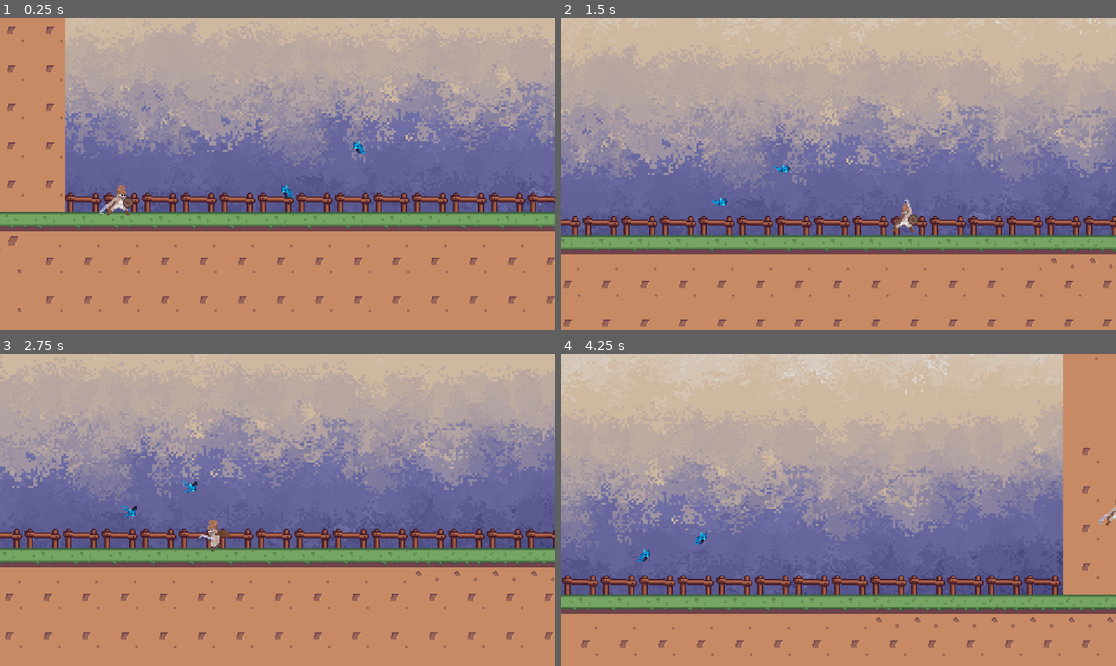
Above: before the commit, frames 1-4 (two rows, left to right).
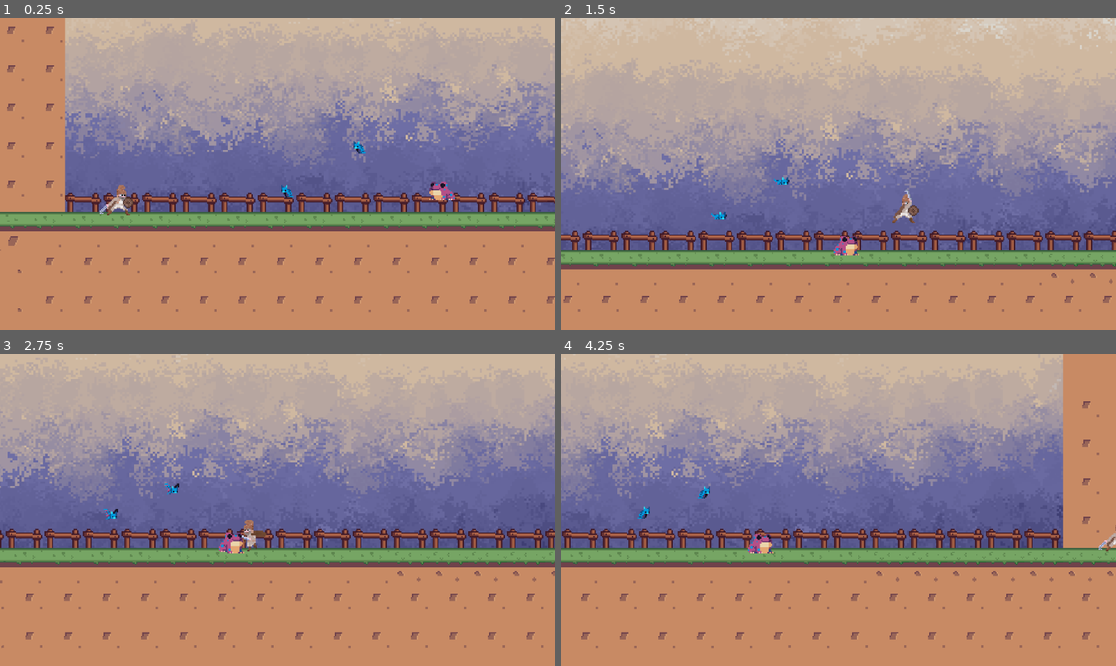
Above: after the commit, the same moments.

Repository: D1zan/TVR
Game: Godot game, scene res://Scenes/stage_1.tscn
Two runs of this game, one before a commit and one after it. Both use one fixed random seed, a clock stepped at 60 frames per second and the inputs below.
Inputs (mouse positions are in pixels of both pictures, inside the frame that each line leads up to):
- Up to frame 1 (0.25 s): no input
- Up to frame 2 (1.5 s): tap Enter (ui_accept) at 0.5 s; move the mouse to (960, 158) at 0.52 s; hold D (right) from 0.53 s (still down); click (960, 158) at 0.6 s; tap Space (jump) at 0.77 s; move the mouse to (727, 189) at 1.27 s; right-click (727, 189) at 1.35 s
- Up to frame 3 (2.75 s): tap Space (jump) at 1.52 s; move the mouse to (333, 441) at 2.02 s; release D (right) at 2.03 s; hold A (left) from 2.03 s (still down); click (333, 441) at 2.1 s
- Up to frame 4 (4.25 s): move the mouse to (810, 572) at 2.77 s; release A (left) at 2.78 s; hold D (right) from 2.78 s (still down); right-click (810, 572) at 2.85 s; tap Space (jump) at 3.02, 3.77 s; move the mouse to (1005, 556) at 3.52 s; click (1005, 556) at 3.6 s

The runs differ from the first frame. In frame 1, 0.2% of the frame differs, in the area x 77-82%, y 52-59%; in frame 2, 25%; in frame 3, 14%; in frame 4, 53%, in the area x 0-100%, y 0-97%.

Commit message:
d

Diff:
--- a/Scenes/stage_1.tscn
+++ b/Scenes/stage_1.tscn
@@ -1,10 +1,11 @@
-[gd_scene load_steps=10 format=3 uid="uid://h5funuah41ix"]
+[gd_scene load_steps=11 format=3 uid="uid://h5funuah41ix"]
 
 [ext_resource type="Script" path="res://Scripts/stage_1.gd" id="1_cnl87"]
 [ext_resource type="Texture2D" uid="uid://bix1ymkq03exl" path="res://art/Background.png" id="1_e3o1i"]
 [ext_resource type="Texture2D" uid="uid://cyvruub73wgwh" path="res://art/TileSet-36x36.png" id="2_diyot"]
 [ext_resource type="PackedScene" uid="uid://qr1qmwwdvj8w" path="res://Scenes/player.tscn" id="3_yevh6"]
 [ext_resource type="PackedScene" uid="uid://bx5ey80xltn6k" path="res://Scenes/bat_enemy.tscn" id="5_57q7i"]
+[ext_resource type="PackedScene" uid="uid://6ybuysjy0ue7" path="res://Scripts/toxic_frog.tscn" id="6_dhseg"]
 
 [sub_resource type="TileSetAtlasSource" id="TileSetAtlasSource_6euve"]
 texture = ExtResource("2_diyot")
@@ -78,8 +79,13 @@
 [node name="Player" parent="." instance=ExtResource("3_yevh6")]
 position = Vector2(-146, -35)
 
+[node name="toxicFrog" parent="." instance=ExtResource("6_dhseg")]
+position = Vector2(126, -49)
+
 [node name="BatEnemy" parent="." instance=ExtResource("5_57q7i")]
 position = Vector2(60, -54)
+
+[node name="BatEnemy2" parent="." instance=ExtResource("5_57q7i")]
 
 [node name="BatOnlyCollision" type="StaticBody2D" parent="."]
 collision_layer = 2
@@ -88,5 +94,3 @@
 [node name="CollisionPolygon2D" type="CollisionPolygon2D" parent="BatOnlyCollision"]
 position = Vector2(-4, 10)
 polygon = PackedVector2Array(-243, -24, -44, -23, 469, -22, 464, -191, 461, -310, 454, -379, 327, -369, 196, -378, 56, -381, -70, -378, -194, -372, -255, -229, -244, -49, -315, -51, -244, -392, -37, -430, 186, -439, 509, -442, 561, 62, 344, 95, -39, 103, -337, 43, -246, -19)
-
-[node name="BatEnemy2" parent="." instance=ExtResource("5_57q7i")]
--- a/Scripts/player.gd
+++ b/Scripts/player.gd
@@ -6,7 +6,7 @@
 const speed = 300.0
 const jump_power = -350.0
 
-var gravity = 900.0
+var gravity = 900
 
 var attack_type: String
 var current_attack: bool
@@ -31,7 +31,7 @@
 	weapon_equip = Global.playerWeaponEquipped
 	Global.playerDamageZone = deal_damage_zone
 	if not is_on_floor():
-		velocity += get_gravity() * delta
+		velocity.y += gravity * delta
 	if !dead:
 		if Input.is_action_just_pressed("jump") and is_on_floor():
 			velocity.y = jump_power
--- /dev/null
+++ b/Scripts/toxic_frog.tscn
@@ -0,0 +1,298 @@
+[gd_scene load_steps=40 format=3 uid="uid://6ybuysjy0ue7"]
+
+[ext_resource type="Script" path="res://toxic_frog.gd" id="1_ow64a"]
+[ext_resource type="Texture2D" uid="uid://b7gjt0grxogk" path="res://art/ToxicFrog/PurpleBlue/ToxicFrogPurpleBlue_Sheet.png" id="2_0g665"]
+
+[sub_resource type="AtlasTexture" id="AtlasTexture_nua8r"]
+atlas = ExtResource("2_0g665")
+region = Rect2(0, 96, 48, 48)
+
+[sub_resource type="AtlasTexture" id="AtlasTexture_6glic"]
+atlas = ExtResource("2_0g665")
+region = Rect2(48, 96, 48, 48)
+
+[sub_resource type="AtlasTexture" id="AtlasTexture_hgrml"]
+atlas = ExtResource("2_0g665")
+region = Rect2(96, 96, 48, 48)
+
+[sub_resource type="AtlasTexture" id="AtlasTexture_fr7ax"]
+atlas = ExtResource("2_0g665")
+region = Rect2(144, 96, 48, 48)
+
+[sub_resource type="AtlasTexture" id="AtlasTexture_377hu"]
+atlas = ExtResource("2_0g665")
+region = Rect2(192, 96, 48, 48)
+
+[sub_resource type="AtlasTexture" id="AtlasTexture_ig4jo"]
+atlas = ExtResource("2_0g665")
+region = Rect2(240, 96, 48, 48)
+
+[sub_resource type="AtlasTexture" id="AtlasTexture_f3oea"]
+atlas = ExtResource("2_0g665")
+region = Rect2(0, 192, 48, 48)
+
+[sub_resource type="AtlasTexture" id="AtlasTexture_upqkm"]
+atlas = ExtResource("2_0g665")
+region = Rect2(48, 192, 48, 48)
+
+[sub_resource type="AtlasTexture" id="AtlasTexture_rvlk4"]
+atlas = ExtResource("2_0g665")
+region = Rect2(96, 192, 48, 48)
+
+[sub_resource type="AtlasTexture" id="AtlasTexture_umjub"]
+atlas = ExtResource("2_0g665")
+region = Rect2(144, 192, 48, 48)
+
+[sub_resource type="AtlasTexture" id="AtlasTexture_2m00x"]
+atlas = ExtResource("2_0g665")
+region = Rect2(192, 192, 48, 48)
+
+[sub_resource type="AtlasTexture" id="AtlasTexture_q8ls5"]
+atlas = ExtResource("2_0g665")
+region = Rect2(240, 192, 48, 48)
+
+[sub_resource type="AtlasTexture" id="AtlasTexture_36p7f"]
+atlas = ExtResource("2_0g665")
+region = Rect2(288, 192, 48, 48)
+
+[sub_resource type="AtlasTexture" id="AtlasTexture_3l62x"]
+atlas = ExtResource("2_0g665")
+region = Rect2(336, 192, 48, 48)
+
+[sub_resource type="AtlasTexture" id="AtlasTexture_1ge01"]
+atlas = ExtResource("2_0g665")
+region = Rect2(384, 192, 48, 48)
+
+[sub_resource type="AtlasTexture" id="AtlasTexture_3nf70"]
+atlas = ExtResource("2_0g665")
+region = Rect2(0, 144, 48, 48)
+
+[sub_resource type="AtlasTexture" id="AtlasTexture_hhsp3"]
+atlas = ExtResource("2_0g665")
+region = Rect2(48, 144, 48, 48)
+
+[sub_resource type="AtlasTexture" id="AtlasTexture_vsnu4"]
+atlas = ExtResource("2_0g665")
+region = Rect2(96, 144, 48, 48)
+
+[sub_resource type="AtlasTexture" id="AtlasTexture_rhlln"]
+atlas = ExtResource("2_0g665")
+region = Rect2(144, 144, 48, 48)
+
+[sub_resource type="AtlasTexture" id="AtlasTexture_iyo75"]
+atlas = ExtResource("2_0g665")
+region = Rect2(0, 0, 48, 48)
+
+[sub_resource type="AtlasTexture" id="AtlasTexture_ufix7"]
+atlas = ExtResource("2_0g665")
+region = Rect2(48, 0, 48, 48)
+
+[sub_resource type="AtlasTexture" id="AtlasTexture_xilfh"]
+atlas = ExtResource("2_0g665")
+region = Rect2(96, 0, 48, 48)
+
+[sub_resource type="AtlasTexture" id="AtlasTexture_abd7r"]
+atlas = ExtResource("2_0g665")
+region = Rect2(144, 0, 48, 48)
+
+[sub_resource type="AtlasTexture" id="AtlasTexture_k6j8q"]
+atlas = ExtResource("2_0g665")
+region = Rect2(192, 0, 48, 48)
+
+[sub_resource type="AtlasTexture" id="AtlasTexture_n1mye"]
+atlas = ExtResource("2_0g665")
+region = Rect2(240, 0, 48, 48)
+
+[sub_resource type="AtlasTexture" id="AtlasTexture_q86ut"]
+atlas = ExtResource("2_0g665")
+region = Rect2(288, 0, 48, 48)
+
+[sub_resource type="AtlasTexture" id="AtlasTexture_3u0od"]
+atlas = ExtResource("2_0g665")
+region = Rect2(336, 0, 48, 48)
+
+[sub_resource type="AtlasTexture" id="AtlasTexture_y1str"]
+atlas = ExtResource("2_0g665")
+region = Rect2(0, 48, 48, 48)
+
+[sub_resource type="AtlasTexture" id="AtlasTexture_1d1ro"]
+atlas = ExtResource("2_0g665")
+region = Rect2(48, 48, 48, 48)
+
+[sub_resource type="AtlasTexture" id="AtlasTexture_pr45i"]
+atlas = ExtResource("2_0g665")
+region = Rect2(96, 48, 48, 48)
+
+[sub_resource type="AtlasTexture" id="AtlasTexture_vedeu"]
+atlas = ExtResource("2_0g665")
+region = Rect2(144, 48, 48, 48)
+
+[sub_resource type="AtlasTexture" id="AtlasTexture_qkmu8"]
+atlas = ExtResource("2_0g665")
+region = Rect2(192, 48, 48, 48)
+
+[sub_resource type="AtlasTexture" id="AtlasTexture_1lgef"]
+atlas = ExtResource("2_0g665")
+region = Rect2(240, 48, 48, 48)
+
+[sub_resource type="AtlasTexture" id="AtlasTexture_1q06g"]
+atlas = ExtResource("2_0g665")
+region = Rect2(288, 48, 48, 48)
+
+[sub_resource type="SpriteFrames" id="SpriteFrames_retre"]
+animations = [{
+"frames": [{
+"duration": 1.0,
+"texture": SubResource("AtlasTexture_nua8r")
+}, {
+"duration": 1.0,
+"texture": SubResource("AtlasTexture_6glic")
+}, {
+"duration": 1.0,
+"texture": SubResource("AtlasTexture_hgrml")
+}, {
+"duration": 1.0,
+"texture": SubResource("AtlasTexture_fr7ax")
+}, {
+"duration": 1.0,
+"texture": SubResource("AtlasTexture_377hu")
+}, {
+"duration": 1.0,
+"texture": SubResource("AtlasTexture_ig4jo")
+}],
+"loop": true,
+"name": &"deal_damage",
+"speed": 6.0
+}, {
+"frames": [{
+"duration": 1.0,
+"texture": SubResource("AtlasTexture_f3oea")
+}, {
+"duration": 1.0,
+"texture": SubResource("AtlasTexture_upqkm")
+}, {
+"duration": 1.0,
+"texture": SubResource("AtlasTexture_rvlk4")
+}, {
+"duration": 1.0,
+"texture": SubResource("AtlasTexture_umjub")
+}, {
+"duration": 1.0,
+"texture": SubResource("AtlasTexture_2m00x")
+}, {
+"duration": 1.0,
+"texture": SubResource("AtlasTexture_q8ls5")
+}, {
+"duration": 1.0,
+"texture": SubResource("AtlasTexture_36p7f")
+}, {
+"duration": 1.0,
+"texture": SubResource("AtlasTexture_3l62x")
+}, {
+"duration": 1.0,
+"texture": SubResource("AtlasTexture_1ge01")
+}],
+"loop": true,
+"name": &"death",
+"speed": 8.0
+}, {
+"frames": [{
+"duration": 1.0,
+"texture": SubResource("AtlasTexture_3nf70")
+}, {
+"duration": 1.0,
+"texture": SubResource("AtlasTexture_hhsp3")
+}, {
+"duration": 1.0,
+"texture": SubResource("AtlasTexture_vsnu4")
+}, {
+"duration": 1.0,
+"texture": SubResource("AtlasTexture_rhlln")
+}],
+"loop": true,
+"name": &"hurt",
+"speed": 4.0
+}, {
+"frames": [{
+"duration": 1.0,
+"texture": SubResource("AtlasTexture_iyo75")
+}, {
+"duration": 1.0,
+"texture": SubResource("AtlasTexture_ufix7")
+}, {
+"duration": 1.0,
+"texture": SubResource("AtlasTexture_xilfh")
+}, {
+"duration": 1.0,
+"texture": SubResource("AtlasTexture_abd7r")
+}, {
+"duration": 1.0,
+"texture": SubResource("AtlasTexture_k6j8q")
+}, {
+"duration": 1.0,
+"texture": SubResource("AtlasTexture_n1mye")
+}, {
+"duration": 1.0,
+"texture": SubResource("AtlasTexture_q86ut")
+}, {
+"duration": 1.0,
+"texture": SubResource("AtlasTexture_3u0od")
+}],
+"loop": true,
+"name": &"idle",
+"speed": 5.0
+}, {
+"frames": [{
+"duration": 1.0,
+"texture": SubResource("AtlasTexture_y1str")
+}, {
+"duration": 1.0,
+"texture": SubResource("AtlasTexture_1d1ro")
+}, {
+"duration": 1.0,
+"texture": SubResource("AtlasTexture_pr45i")
+}, {
+"duration": 1.0,
+"texture": SubResource("AtlasTexture_vedeu")
+}, {
+"duration": 1.0,
+"texture": SubResource("AtlasTexture_qkmu8")
+}, {
+"duration": 1.0,
+"texture": SubResource("AtlasTexture_1lgef")
+}, {
+"duration": 1.0,
+"texture": SubResource("AtlasTexture_1q06g")
+}],
+"loop": true,
+"name": &"walk",
+"speed": 5.0
+}]
+
+[sub_resource type="CircleShape2D" id="CircleShape2D_f5jtd"]
+radius = 8.0
+
+[sub_resource type="CircleShape2D" id="CircleShape2D_jsa10"]
+radius = 9.0
+
+[node name="toxicFrog" type="CharacterBody2D"]
+script = ExtResource("1_ow64a")
+
+[node name="AnimatedSprite2D" type="AnimatedSprite2D" parent="."]
+sprite_frames = SubResource("SpriteFrames_retre")
+animation = &"death"
+
+[node name="CollisionShape2D" type="CollisionShape2D" parent="."]
+position = Vector2(0, 1)
+shape = SubResource("CircleShape2D_f5jtd")
+
+[node name="DirectionTimer" type="Timer" parent="."]
+autostart = true
+
+[node name="froghitbox" type="Area2D" parent="."]
+
+[node name="CollisionShape2D" type="CollisionShape2D" parent="froghitbox"]
+shape = SubResource("CircleShape2D_jsa10")
+
+[connection signal="timeout" from="DirectionTimer" to="." method="_on_direction_timer_timeout"]
+[connection signal="area_entered" from="froghitbox" to="." method="_on_froghitbox_area_entered"]
--- /dev/null
+++ b/toxic_frog.gd
@@ -0,0 +1,88 @@
+extends CharacterBody2D
+
+
+class_name FrogEnemy
+
+const speed = 30
+var is_frog_chase: bool = true
+
+var health = 80
+var health_max = 80
+var health_min = 0
+
+var dead: bool = false
+var taking_damage: bool = false
+var damage_to_deal = 20
+var is_dealing_damage: bool = false
+
+var dir: Vector2
+const gravity = 900
+var knockback_force = -20
+var is_roaming: bool = true
+
+var player: CharacterBody2D
+var player_in_area = false
+
+func _process(delta: float) -> void:
+	if !is_on_floor():
+		velocity.y += gravity *delta
+		velocity.x = 0
+	player = Global.playerBody
+	move(delta)
+	handle_animation()
+	move_and_slide()
+
+func move(delta):
+	if !dead:
+		if !is_frog_chase:
+			velocity += dir * speed * delta
+		elif is_frog_chase and !taking_damage:
+			var dir_to_player = position.direction_to(player.position) *speed
+			velocity.x = dir_to_player.x
+			dir.x = abs(velocity.x)/ velocity.x
+		elif taking_damage:
+			var knockback_dir = position.direction_to(player.position) * knockback_force
+			velocity.x = knockback_dir.x
+		is_roaming = true
+	elif dead:
+		velocity.x = 0
+func handle_animation():
+	var anim_sprite = $AnimatedSprite2D
+	if !dead and !taking_damage and !is_dealing_damage:
+		anim_sprite.play("walk")
+		if dir.x == - 1:
+			anim_sprite.flip_h = true
+		elif dir.x == 1:
+			anim_sprite.flip_h = false
+	elif !dead and taking_damage and !is_dealing_damage:
+		anim_sprite.play("hurt")
+		await get_tree().create_timer(0.8).timeout
+	elif dead and is_roaming:
+		is_roaming = false
+		anim_sprite.play("death")
+		await get_tree().create_timer(1.0).timeout
+		handle_death()
+func handle_death():
+	self.queue_free()
+func _on_direction_timer_timeout() -> void:
+	$DirectionTimer.wait_time = choose([1.5,2.0,2.5])
+	if !is_frog_chase:
+		dir = choose([Vector2.RIGHT,Vector2.LEFT])
+		velocity.x = 0
+
+func choose (array):
+	array.shuffle()
+	return array.front()
+
+
+func _on_froghitbox_area_entered(area: Area2D) -> void:
+	var damage = Global.playerDamageAmount
+	if area == Global.playerDamageZone:
+		take_damage(damage)
+func take_damage(damage):
+	health -= damage
+	taking_damage = true
+	if health <= health_min:
+		health = health_min
+		dead = true
+	print(str(self), "current health is ", health)
